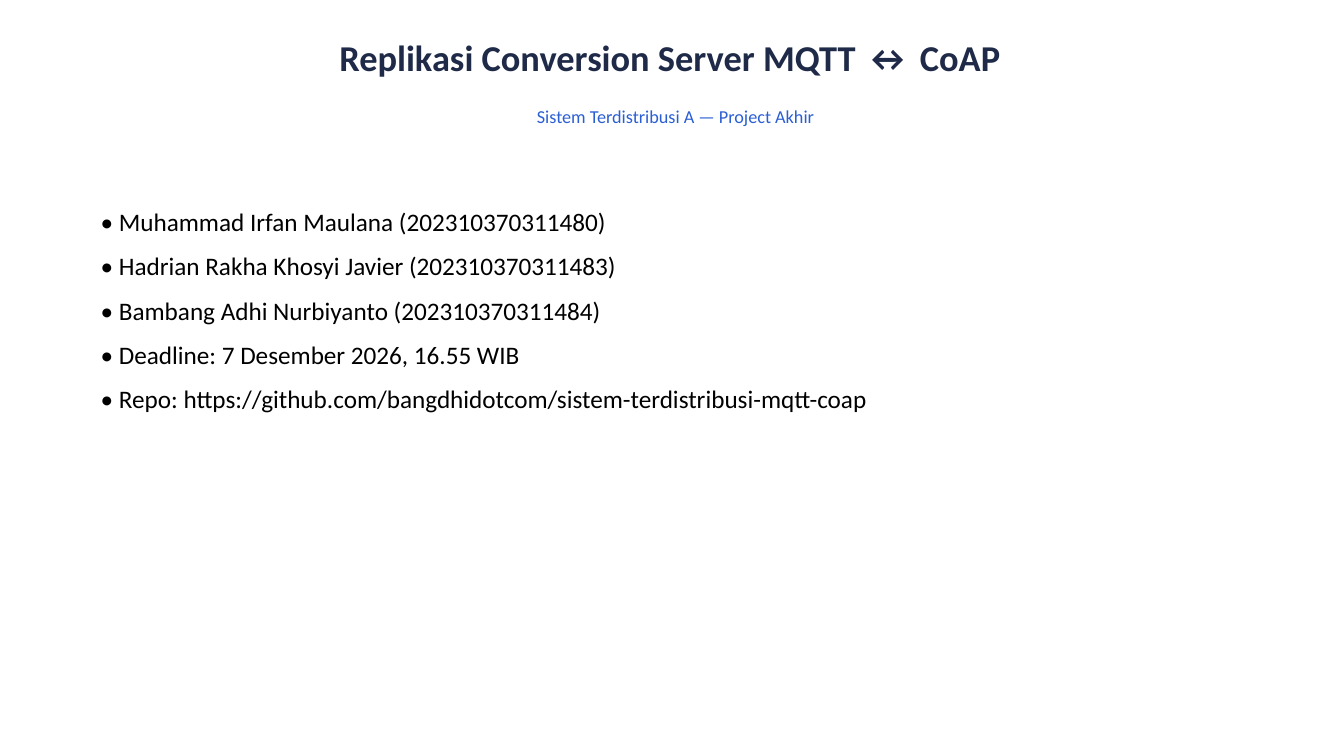
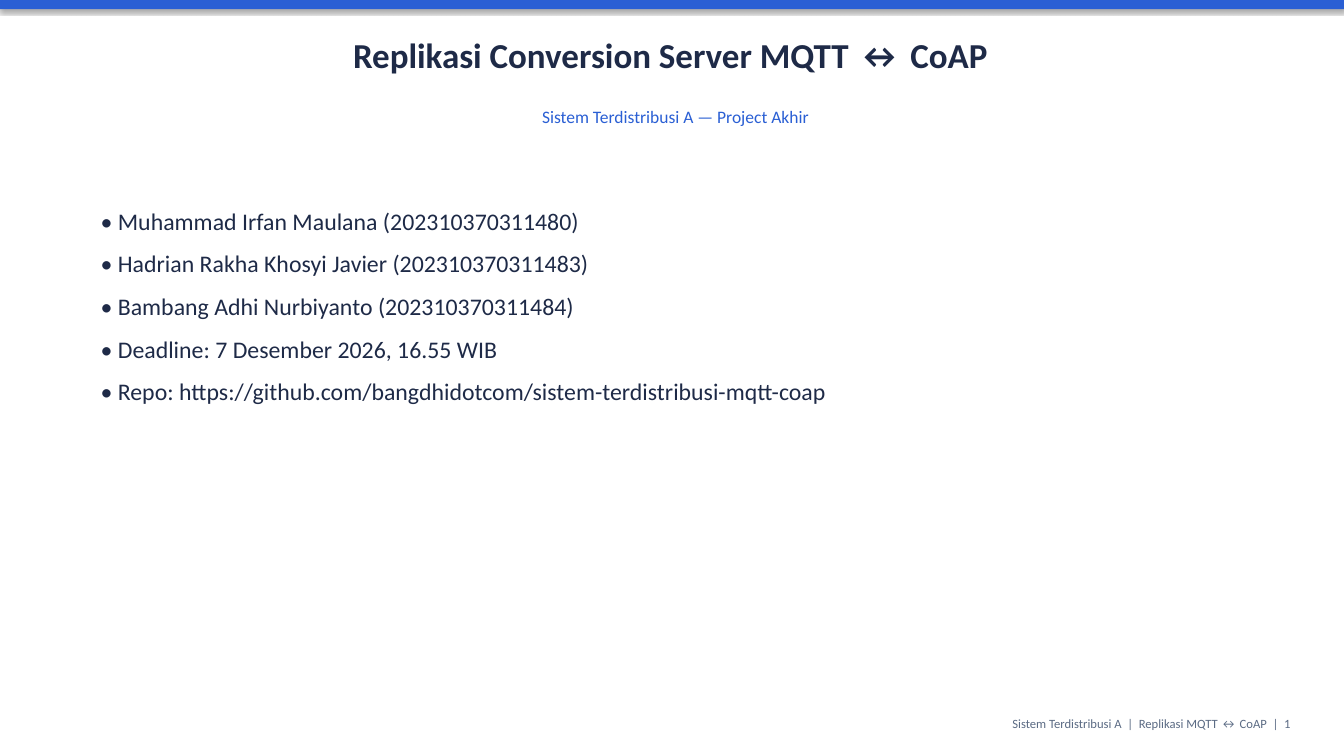
Before and after one commit to bangdhidotcom/sistem-terdistribusi-mqtt-coap, a slide deck: slide 1 of slide/Slide_Presentasi.pptx. Drawn at 1344x756 pixels with LibreOffice and Linux fonts; fonts in the diff are those of the drawing. Boxes give left, top, right and bottom in pixels: in the first picture for what was removed or moved away, otherwise in the second. Text is boxed around its words. In the diff, an @@ line names an element or a change of style, - is before the commit and + after.

```diff
--- a/slide/Slide_Presentasi.pptx
+++ b/slide/Slide_Presentasi.pptx
@@ rectangle added at (x1=0, y1=0, x2=1344, y2=9), fill #2A5FD4 @@
@@ text "Replikasi Conversion Server MQTT ↔ ..." at (x1=353, y1=43, x2=987, y2=74): size 26 to 25 pt @@
@@ text "Sistem Terdistribusi A — Project ..." at (x1=542, y1=111, x2=808, y2=126): size 13 to 12.5 pt @@
@@ text "• Muhammad Irfan Maulana (202310370311480)" at (x1=118, y1=212, x2=825, y2=404): size 18 to 17 pt, text colour #000000 to #1E2A47 @@
@@ text added at (x1=1012, y1=719, x2=1290, y2=730), 9 pt, text #5B6B84 @@
+Sistem Terdistribusi A | Replikasi MQTT ↔ CoAP | 1
```
Also in this commit, not shown: 8 other slides changed, 3 slides added, 1 slide removed, 29 other files.
